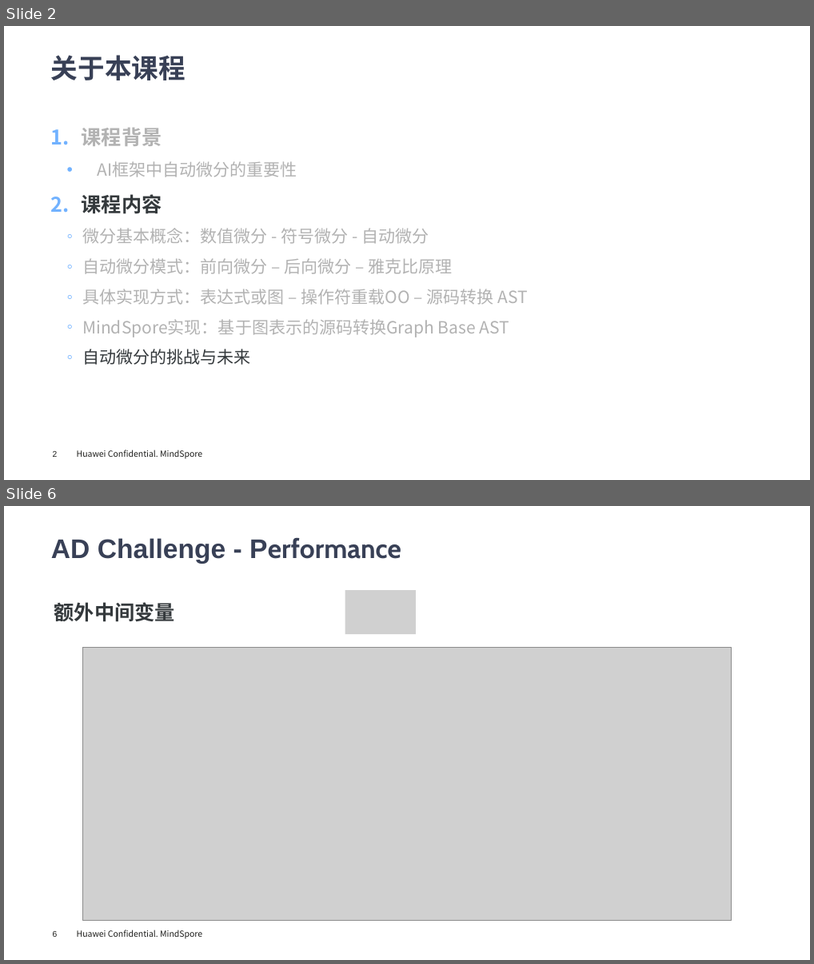
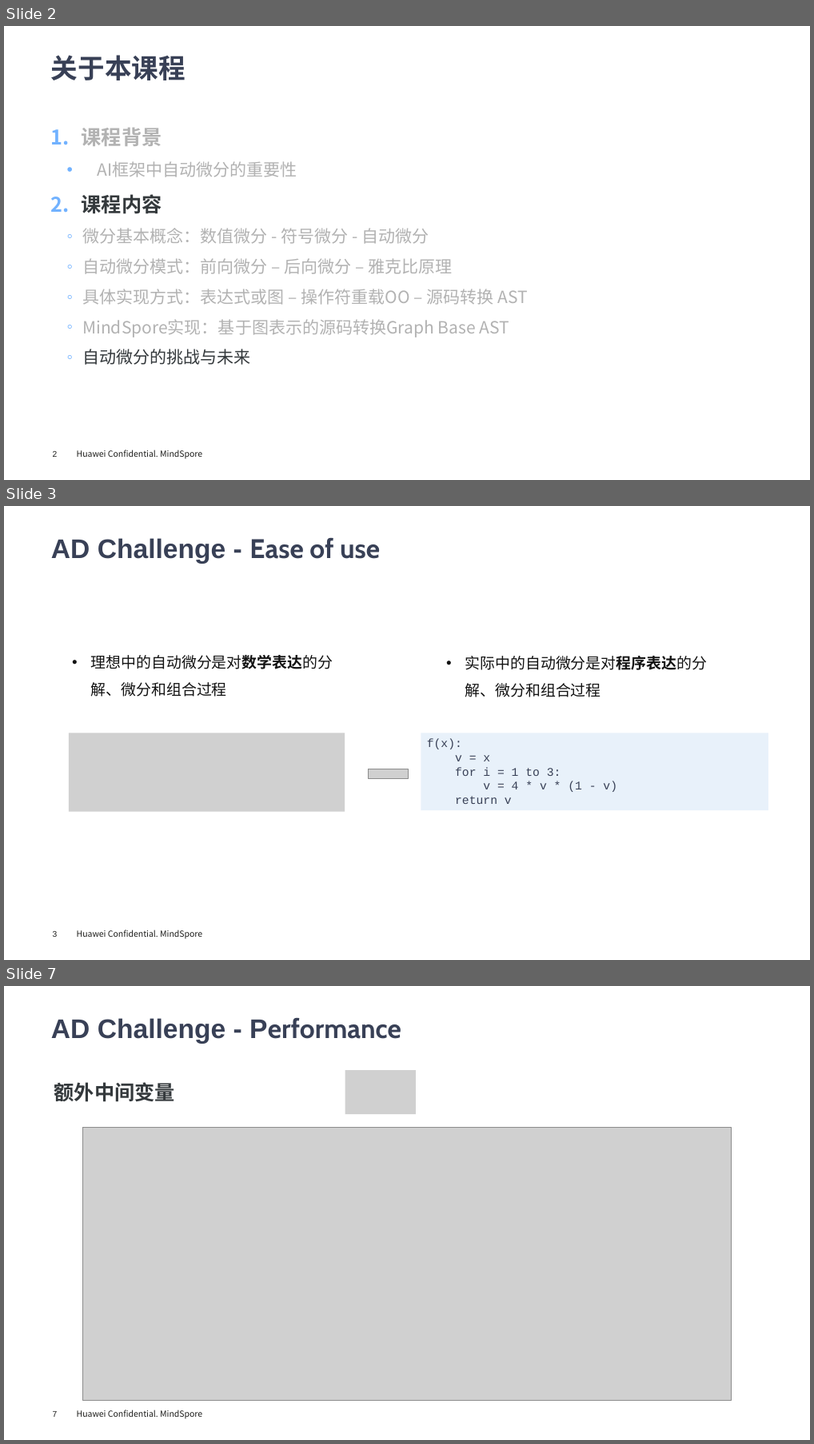
Before and after one commit to chenzomi12/AISystem, a slide deck: Frontend/AutoDiff/07.challenge.pptx. Shown one above the other, each under a label of ours: slides 2 and 6 before the commit, slides 2, 3 and 7 after it; the slides between them are not shown. The pictures are 814x964 and 814x1444 pixels, drawn with LibreOffice and Linux fonts; fonts in the diff are those of the drawing; grey boxes stand for pictures; background and template pictures are left out. Boxes give left, top, right and bottom in pixels: in the first picture for what was removed or moved away, otherwise in the second. Text is boxed around its words. In the diff, an @@ line names an element or a change of style, - is before the commit and + after.

```diff
--- a/Frontend/AutoDiff/07.challenge.pptx
+++ b/Frontend/AutoDiff/07.challenge.pptx
@@ slide 3 added at [4,506,810,960], background #FFFFFF; not listed: 2 template elements that a slide beside it also shows @@
@@ title added at [51,538,380,564], 32 pt, text #384056, bold @@
+AD Challenge - Ease of use
@@ text added at [91,655,333,696], 18 pt, text #121212 @@
+• 理想中的自动微分是对数学表达的分解、微分和组合过程
@@ text added at [466,656,707,697], 18 pt, text #121212 @@
+• 实际中的自动微分是对程序表达的分解、微分和组合过程
@@ picture added at [69,732,345,812] @@
@@ rectangle added at [421,732,769,810], fill #E8F1FA, 14 pt, text #384056 @@
+f(x):
+v = x
+for i = 1 to 3:
+v = 4 * v * (1 - v)
+return v
@@ picture added at [369,768,409,778] @@
@@ what was slide 6 is now slide 7 @@
@@ page number at [53,1411,58,1416]: text changed @@
-6
+7
```
Also in this commit, not shown: 3 slides changed, 2 other files.
